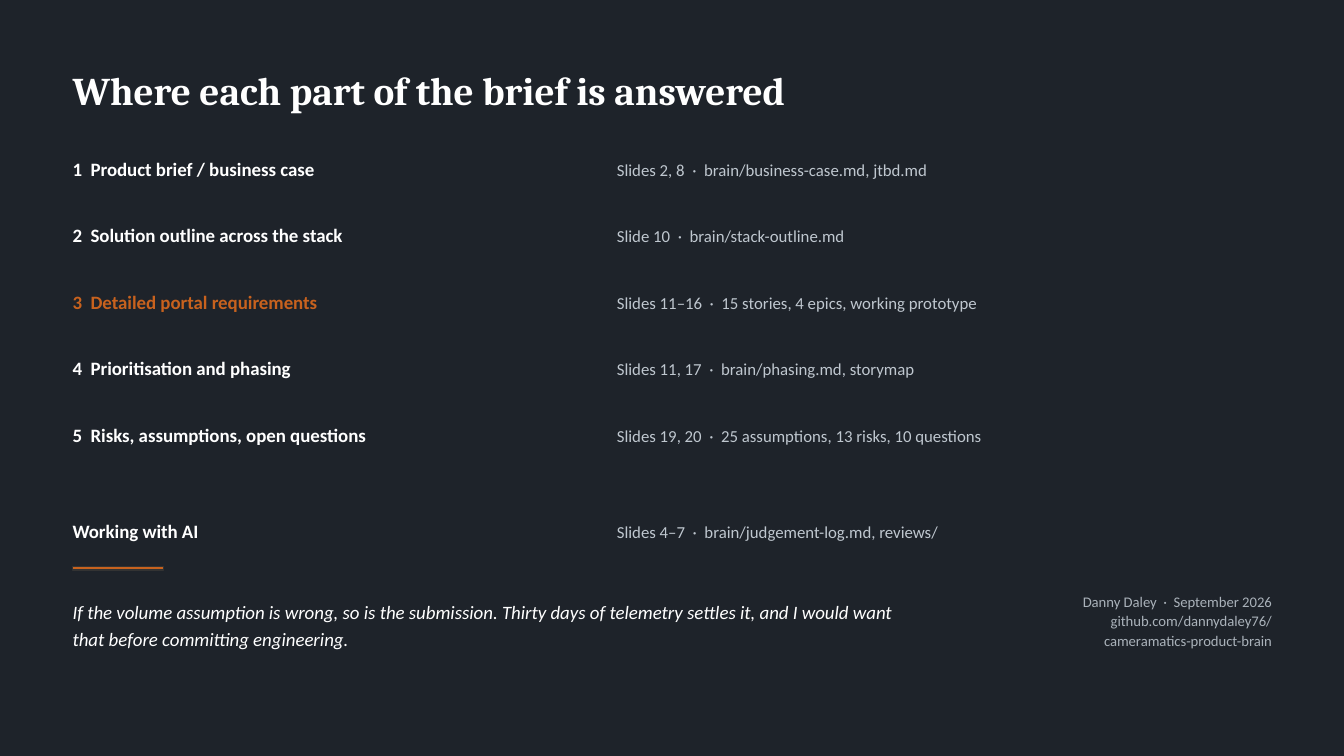
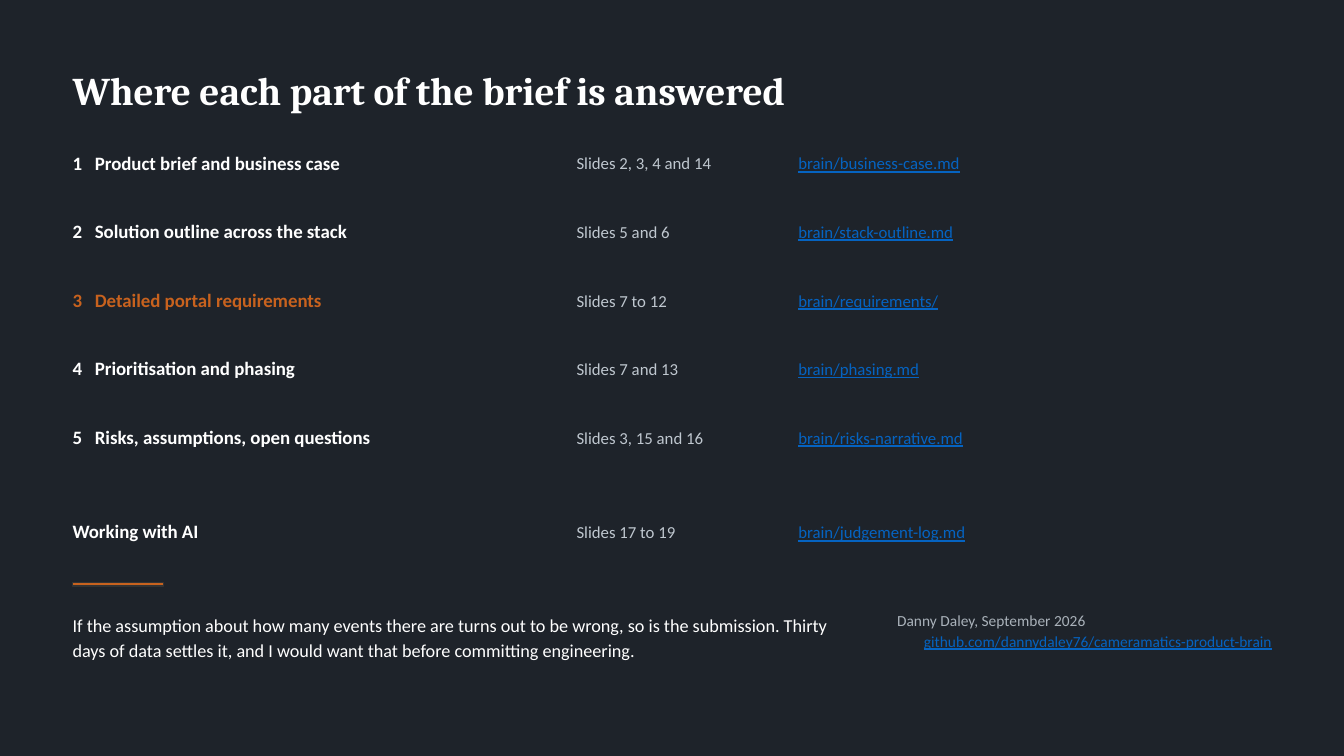
Before and after one commit to dannydaley76/cameramatics-product-brain, a slide deck: slide 20 of Claude outputs/cameramatics-danny-daley.pptx (slide 21 before the commit). Drawn at 1344x756 pixels with LibreOffice and Linux fonts; fonts in the diff are those of the drawing. Boxes give left, top, right and bottom in pixels: in the first picture for what was removed or moved away, otherwise in the second. Text is boxed around its words. In the diff, an @@ line names an element or a change of style, - is before the commit and + after.

```diff
--- a/Claude outputs/cameramatics-danny-daley.pptx
+++ b/Claude outputs/cameramatics-danny-daley.pptx
@@ text at box(73, 156, 340, 170): text changed @@
-1 Product brief / business case
+1 Product brief and business case
@@ text at box(577, 157, 711, 171): text changed @@
-Slides 2, 8 · brain/business-case.md, jtbd.md
+Slides 2, 3, 4 and 14
@@ text added at box(798, 157, 959, 173), 12 pt, text #0563C1, underline @@
+brain/business-case.md
@@ text "2 Solution outline across the ..." rewrapped from box(73, 228, 343, 242) to box(73, 224, 347, 238) @@
@@ text added at box(577, 226, 669, 238), 12 pt, text #BFC7CF @@
+Slides 5 and 6
@@ text at box(798, 226, 953, 241): text changed; text colour #BFC7CF to #0563C1 @@
-Slide 10 · brain/stack-outline.md
+brain/stack-outline.md
@@ text "3 Detailed portal requirements" rewrapped from box(73, 295, 317, 312) to box(73, 293, 321, 310) @@
@@ text added at box(577, 295, 667, 307), 12 pt, text #BFC7CF @@
+Slides 7 to 12
@@ text removed at box(617, 297, 977, 312) @@
-Slides 11–16 · 15 stories, 4 epics, working prototype
@@ text added at box(798, 295, 938, 310), 12 pt, text #0563C1, underline @@
+brain/requirements/
@@ text "4 Prioritisation and phasing" rewrapped from box(73, 361, 291, 378) to box(73, 361, 295, 378) @@
@@ text added at box(577, 363, 678, 375), 12 pt, text #BFC7CF @@
+Slides 7 and 13
@@ text at box(798, 363, 919, 378): text changed; text colour #BFC7CF to #0563C1 @@
-Slides 11, 17 · brain/phasing.md, storymap
+brain/phasing.md
@@ text "5 Risks, assumptions, open questions" rewrapped from box(73, 428, 366, 445) to box(73, 430, 370, 447) @@
@@ text added at box(577, 432, 703, 446), 12 pt, text #BFC7CF @@
+Slides 3, 15 and 16
@@ text removed at box(617, 430, 981, 445) @@
-Slides 19, 20 · 25 assumptions, 13 risks, 10 questions
@@ text added at box(798, 432, 962, 447), 12 pt, text #0563C1, underline @@
+brain/risks-narrative.md
@@ text added at box(577, 526, 675, 538), 12 pt, text #BFC7CF @@
+Slides 17 to 19
@@ text at box(798, 526, 965, 542): text changed; text colour #BFC7CF to #0563C1 @@
-Slides 4–7 · brain/judgement-log.md, reviews/
+brain/judgement-log.md
@@ rectangle: place and size @@
-rectangle at box(73, 567, 163, 571)
+rectangle at box(73, 583, 163, 587)
@@ text at box(73, 619, 827, 660): text changed; size 13.5 to 13 pt; italic off @@
-If the volume assumption is wrong, so is the submission. Thirty days of telemetry settles it, and I would want that before committing engineering.
+If the assumption about how many events there are turns out to be wrong, so is the submission. Thirty days of data settles it, and I would want that before committing engineering.
@@ text at box(897, 615, 1272, 650): text changed; size 10.5 to 11 pt; text colour #AAB2BA to #0563C1 @@
-Danny Daley · September 2026
-github.com/dannydaley76/
-cameramatics-product-brain
+Danny Daley, September 2026
+github.com/dannydaley76/cameramatics-product-brain
```
Also in this commit, not shown: 14 other slides changed, 5 slides added, 6 slides removed, 1 other file.
